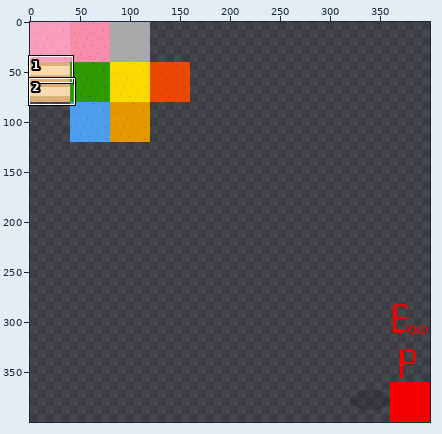
Sprite sheet -- assets/img/tiles.png. The first picture is a wide view before the edit; the outline marks the close-up.
Close-up. The starting point:
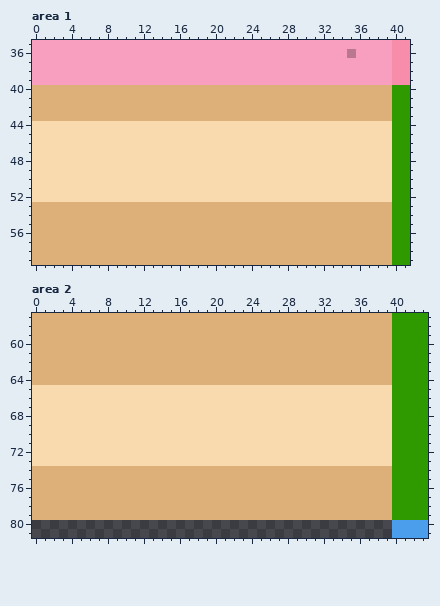
The file is 400x400 pixels. Pixels under 10% opacity are left out. Colours within 5 levels of each other are drawn and written as one. Shown: area 1: x 0..41, y 35..59; area 2: x 0..43, y 57..81. The commit also changed other parts of the picture, which this record leaves out.
The result:
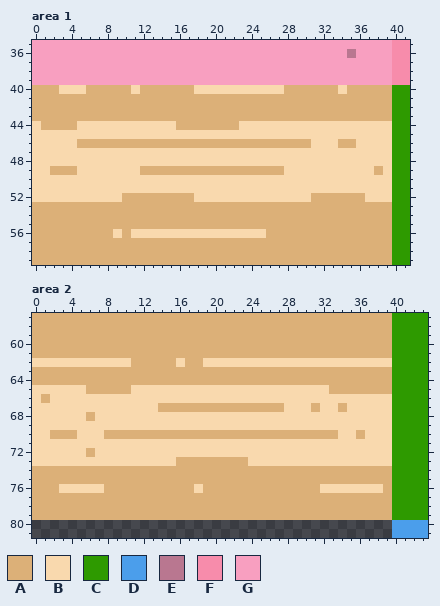
Palette (. is transparent): A #dcb078  B #f9d9ae  C #2e9a00  D #4b9eeb  E #b97790  F #f78cab  G #f89fc0
Diff:
Area 1:
y 40: x 3..5 AAA -> BBB; x 11 A -> B; x 18..27 AAAAAAAAAA -> BBBBBBBBBB; x 34 A -> B
y 44: x 1..4 BBBB -> AAAA; x 16..22 BBBBBBB -> AAAAAAA
y 46: x 5..30 BBBBBBBBBBBBBBBBBBBBBBBBBB -> AAAAAAAAAAAAAAAAAAAAAAAAAA; x 34..35 BB -> AA
y 49: x 2..4 BBB -> AAA; x 12..27 BBBBBBBBBBBBBBBB -> AAAAAAAAAAAAAAAA; x 38 B -> A
y 52: x 10..17 BBBBBBBB -> AAAAAAAA; x 31..36 BBBBBB -> AAAAAA
y 56: x 9 A -> B; x 11..25 AAAAAAAAAAAAAAA -> BBBBBBBBBBBBBBB
Area 2:
y 62: x 0..10 AAAAAAAAAAA -> BBBBBBBBBBB; x 16 A -> B; x 19..39 AAAAAAAAAAAAAAAAAAAAA -> BBBBBBBBBBBBBBBBBBBBB
y 65: x 6..10 BBBBB -> AAAAA; x 33..39 BBBBBBB -> AAAAAAA
y 66: x 1 B -> A
y 67: x 14..27 BBBBBBBBBBBBBB -> AAAAAAAAAAAAAA; x 31 B -> A; x 34 B -> A
y 68: x 6 B -> A
y 70: x 2..4 BBB -> AAA; x 8..33 BBBBBBBBBBBBBBBBBBBBBBBBBB -> AAAAAAAAAAAAAAAAAAAAAAAAAA; x 36 B -> A
y 72: x 6 B -> A
y 73: x 16..23 BBBBBBBB -> AAAAAAAA
y 76: x 3..7 AAAAA -> BBBBB; x 18 A -> B; x 32..38 AAAAAAA -> BBBBBBB
